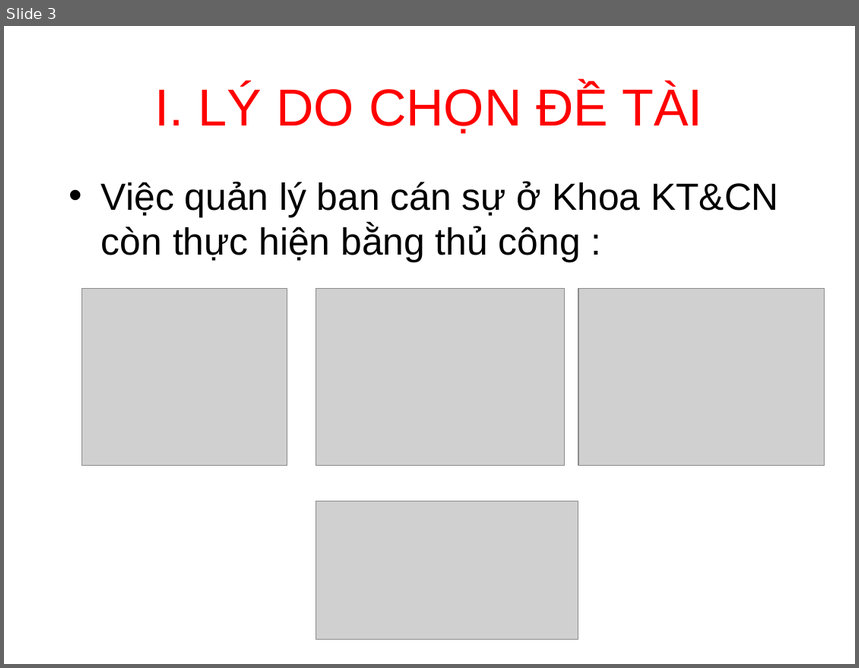
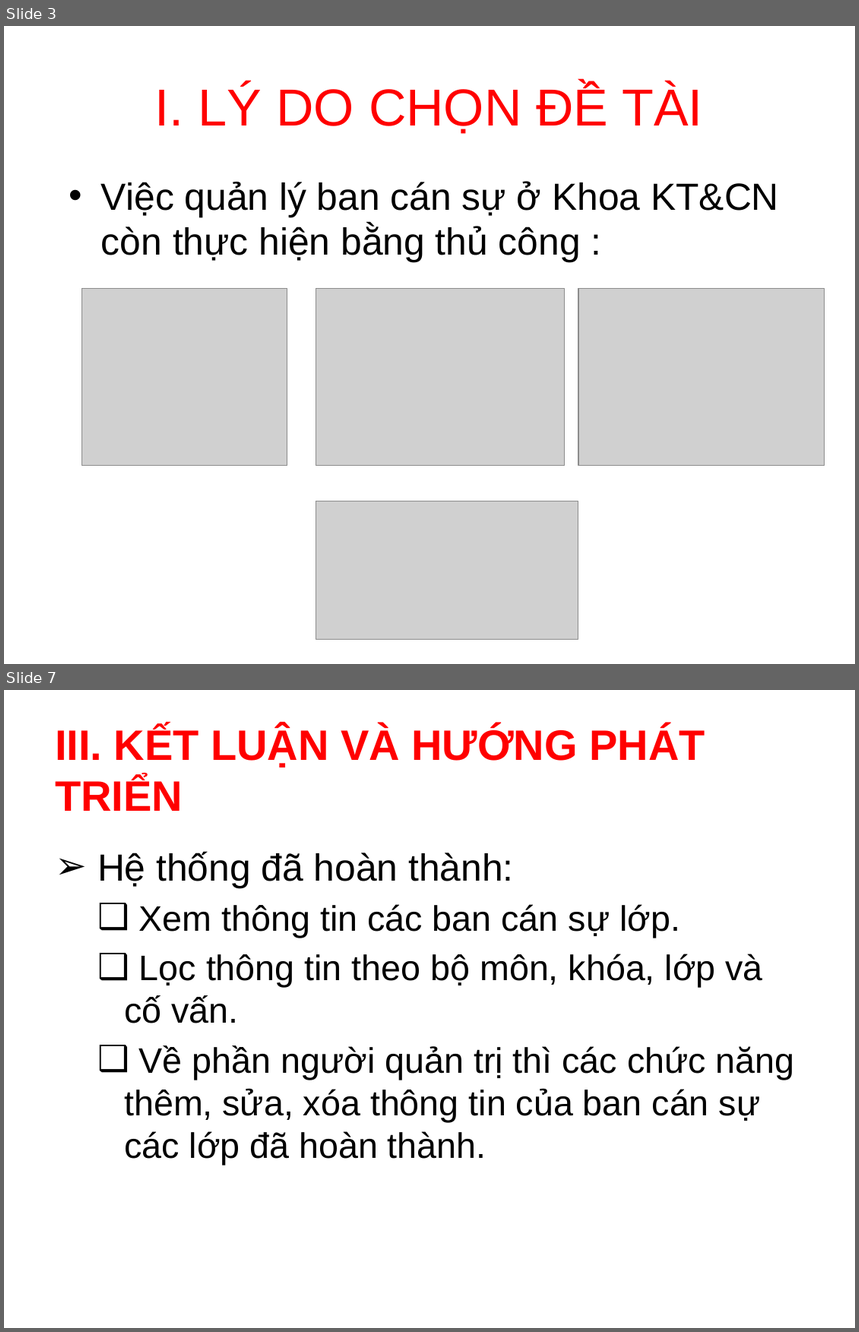
Before and after one commit to MTeeIT/Do_An_MH, a slide deck: bao cao/Slide Bao Cao.pptx. Shown one above the other, each under a label of ours: slide 3 before the commit, slides 3 and 7 after it; the slides between them are not shown. The pictures are 859x668 and 859x1332 pixels, drawn with LibreOffice and Linux fonts; fonts in the diff are those of the drawing; grey boxes stand for pictures; background and template pictures are left out. Boxes give left, top, right and bottom in pixels: in the first picture for what was removed or moved away, otherwise in the second. Text is boxed around its words. In the diff, an @@ line names an element or a change of style, - is before the commit and + after.

```diff
--- a/bao cao/Slide Bao Cao.pptx
+++ b/bao cao/Slide Bao Cao.pptx
@@ slide 7 added at box(4, 690, 855, 1328), background picture (left out) @@
@@ title added at box(55, 726, 705, 811), 36 pt, text #FF0000, bold @@
+III. KẾT LUẬN VÀ HƯỚNG PHÁT TRIỂN
@@ text added at box(97, 851, 795, 1165), 30 pt, text #000000 @@
+➢ Hệ thống đã hoàn thành:
+  ❑ Xem thông tin các ban cán sự lớp.
+  ❑ Lọc thông tin theo bộ môn, khóa, lớp và cố vấn.
+  ❑ Về phần người quản trị thì các chức năng thêm, sửa, xóa thông tin của ban cán sự các lớp đã hoàn thành.
```
Also in this commit, not shown: 4 slides changed, 2 other slides added, 1 slide removed, 2 other files.
